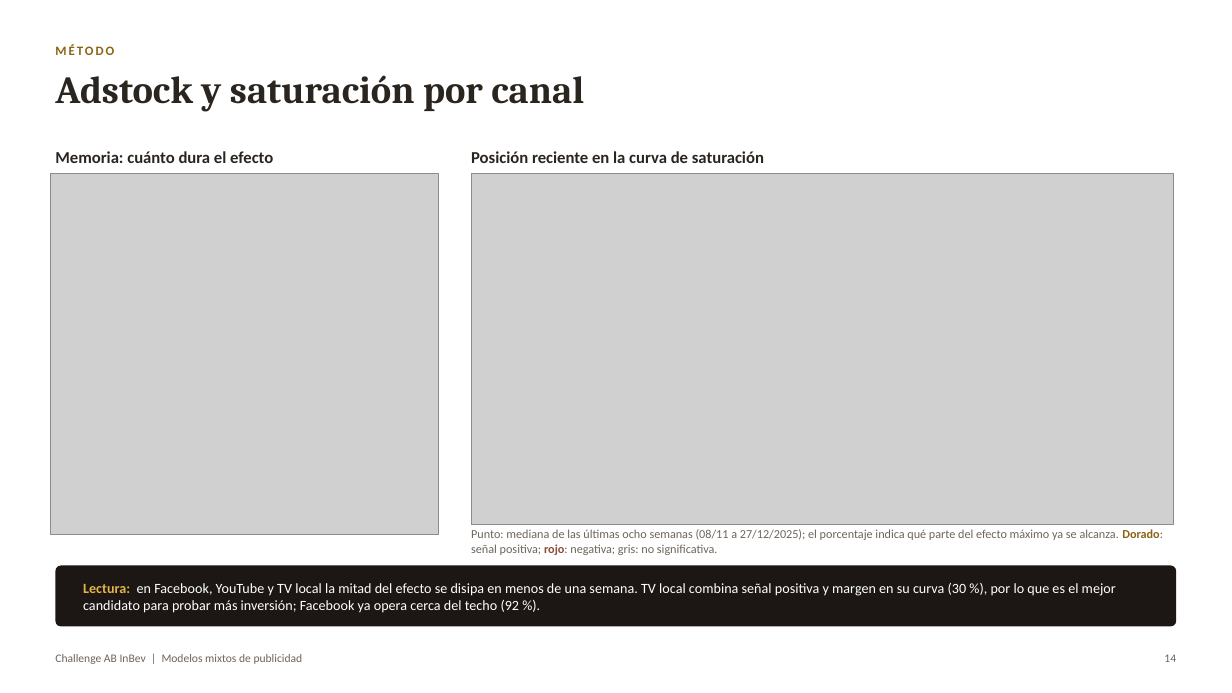
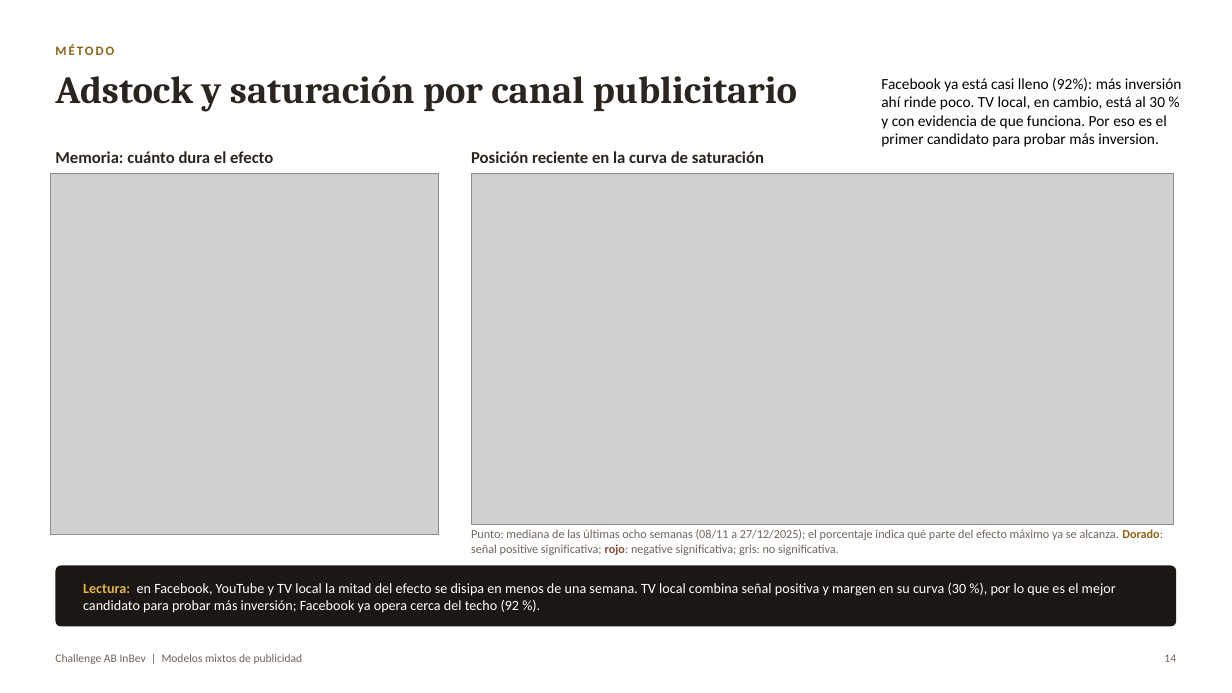
Before and after one commit to vtablas001/Challenge, a slide deck: slide 13 of Resultados_Challenge_ABInBev.pptx. Drawn at 1232x693 pixels with LibreOffice and Linux fonts; fonts in the diff are those of the drawing; grey boxes stand for pictures. Boxes give left, top, right and bottom in pixels: in the first picture for what was removed or moved away, otherwise in the second. Text is boxed around its words. In the diff, an @@ line names an element or a change of style, - is before the commit and + after.

Commit message:
Actualiza presentacion y PDF con cambios finales

```diff
--- a/Resultados_Challenge_ABInBev.pptx
+++ b/Resultados_Challenge_ABInBev.pptx
@@ text at (55, 75, 797, 112): text changed @@
-Adstock y saturación por canal
+Adstock y saturación por canal publicitario
@@ text added at (881, 78, 1182, 147), 12 pt, text #000000 @@
+Facebook ya está casi lleno (92%): más inversión ahí rinde poco. TV local, en cambio, está al 30 % y con evidencia de que funciona. Por eso es el primer candidato para probar más inversion.
@@ text at (471, 529, 1163, 555): text changed @@
-Punto: mediana de las últimas ocho semanas (08/11 a 27/12/2025); el porcentaje indica qué parte del efecto máximo ya se alcanza. Dorado: señal positiva; rojo: negativa; gris: no significativa.
+Punto: mediana de las últimas ocho semanas (08/11 a 27/12/2025); el porcentaje indica qué parte del efecto máximo ya se alcanza. Dorado: señal positive significativa; rojo: negative significativa; gris: no significativa.
```
Also in this commit, not shown: 5 other slides changed, 1 other file.
